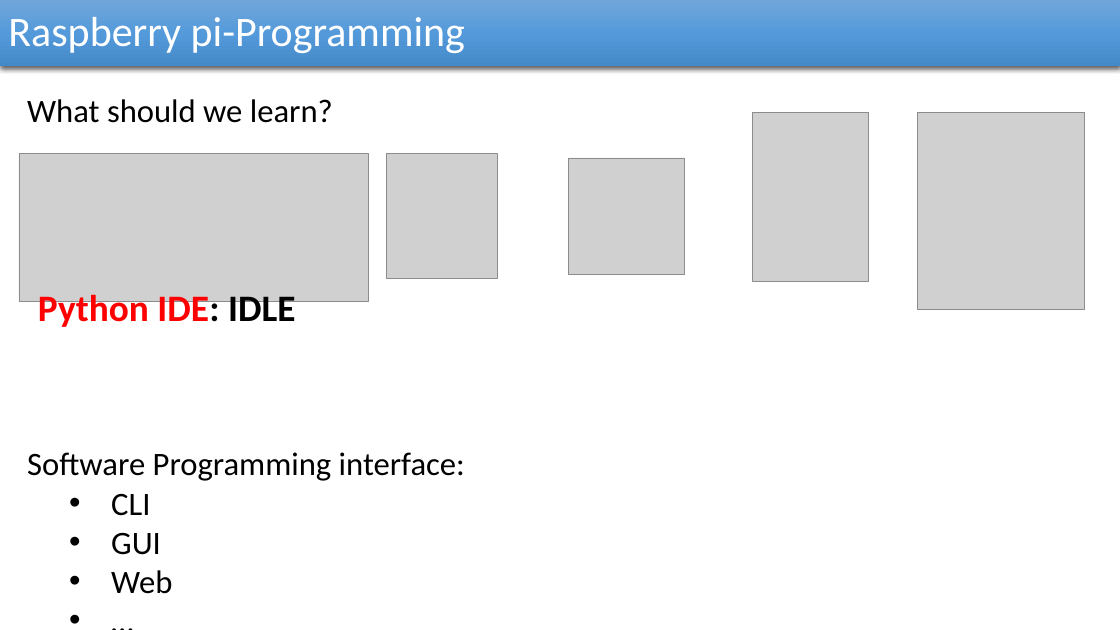
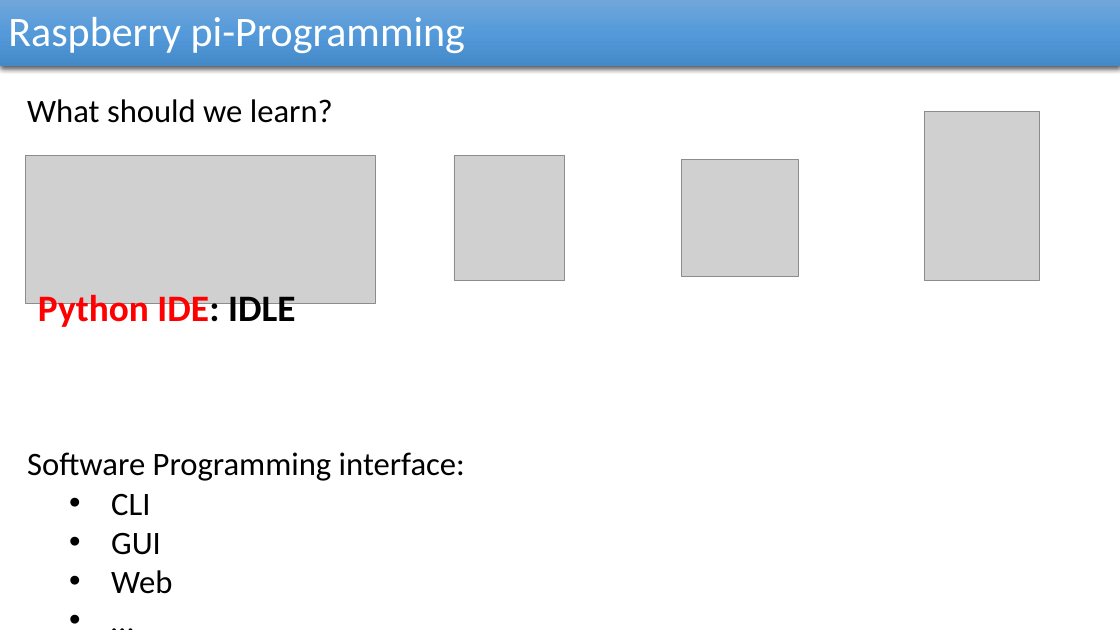
Before and after one commit to reza-arjmandi/rpi-course, a slide deck: slide 9 of session1/presentation/Basic's of Sigle Board Computer.pptx. Drawn at 1120x630 pixels with LibreOffice and Linux fonts; fonts in the diff are those of the drawing; grey boxes stand for pictures. Boxes give left, top, right and bottom in pixels: in the first picture for what was removed or moved away, otherwise in the second. Text is boxed around its words. In the diff, an @@ line names an element or a change of style, - is before the commit and + after.

Commit message:
session1 presentation file updated

```diff
--- a/session1/presentation/Basic's of Sigle Board Computer.pptx
+++ b/session1/presentation/Basic's of Sigle Board Computer.pptx
@@ picture removed at box(918, 113, 1085, 309) @@
@@ picture: place and size @@
-picture at box(753, 113, 868, 281)
+picture at box(925, 111, 1040, 280)
@@ picture: place and size @@
-picture at box(19, 154, 369, 302)
+picture at box(26, 155, 376, 303)
@@ picture: place and size @@
-picture at box(386, 154, 497, 278)
+picture at box(454, 155, 565, 280)
@@ picture: place and size @@
-picture at box(569, 158, 686, 275)
+picture at box(682, 160, 799, 276)
```
